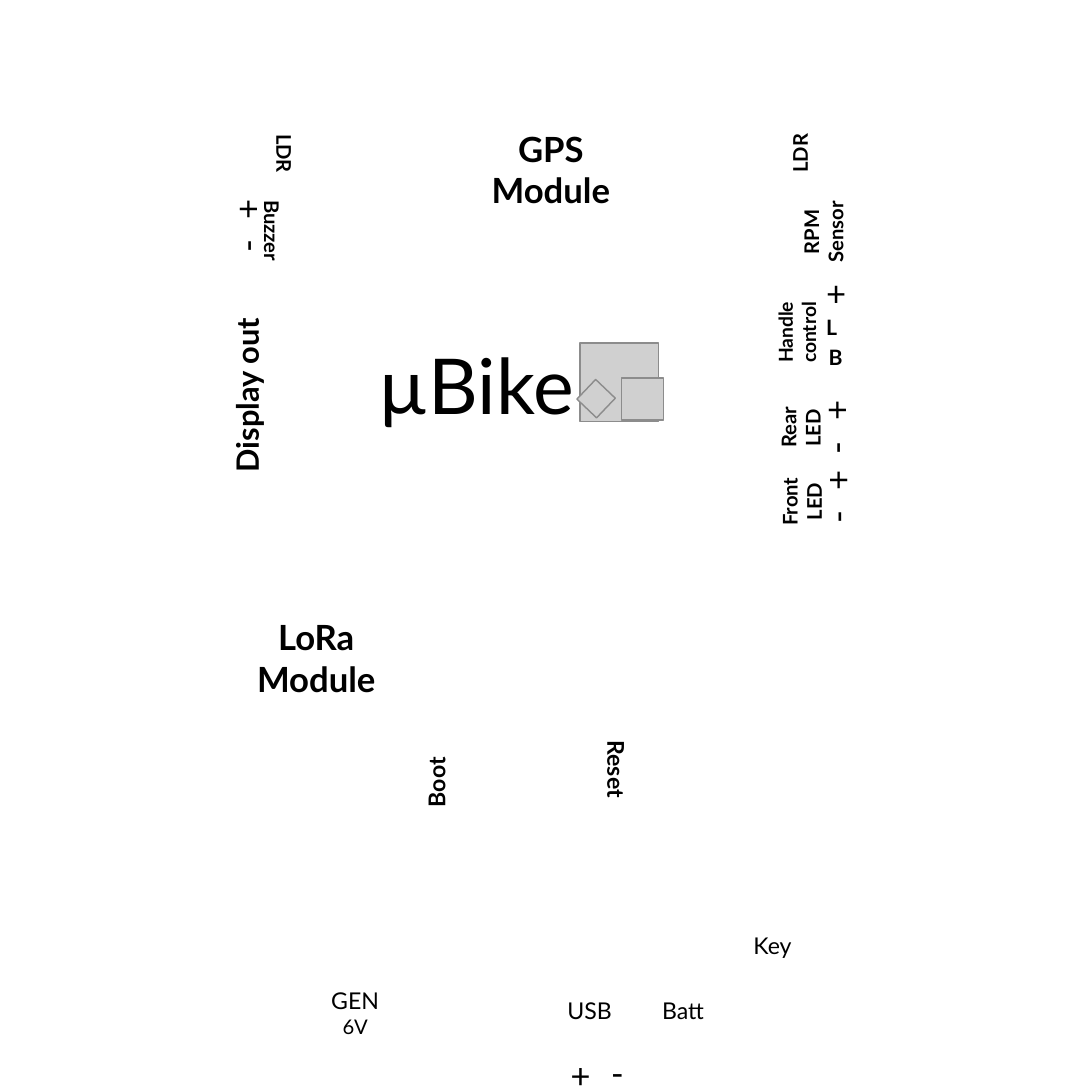
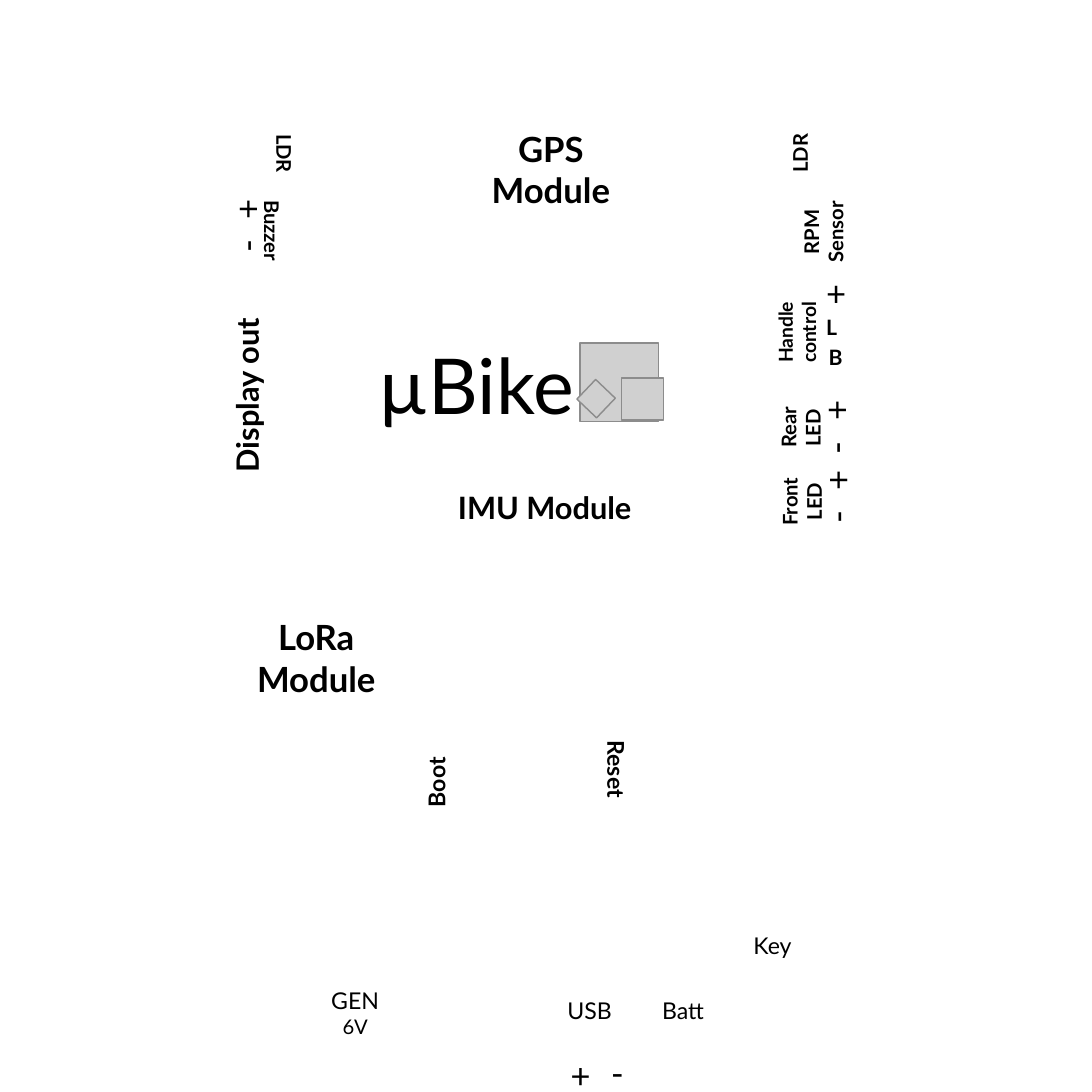
Before and after one commit to JGAguado/Smart-bike, a slide deck: slide 4 of Documentation/Silkscreen/Design.pptx. Drawn at 1092x1092 pixels with LibreOffice and Linux fonts; fonts in the diff are those of the drawing; grey boxes stand for pictures. Boxes give left, top, right and bottom in pixels: in the first picture for what was removed or moved away, otherwise in the second. Text is boxed around its words. In the diff, an @@ line names an element or a change of style, - is before the commit and + after.

```diff
--- a/Documentation/Silkscreen/Design.pptx
+++ b/Documentation/Silkscreen/Design.pptx
@@ text added at bbox=[458, 496, 631, 520], 16 pt, text #000000, bold @@
+IMU Module
```
Also in this commit, not shown: 1 other slide changed, 3 other files.
